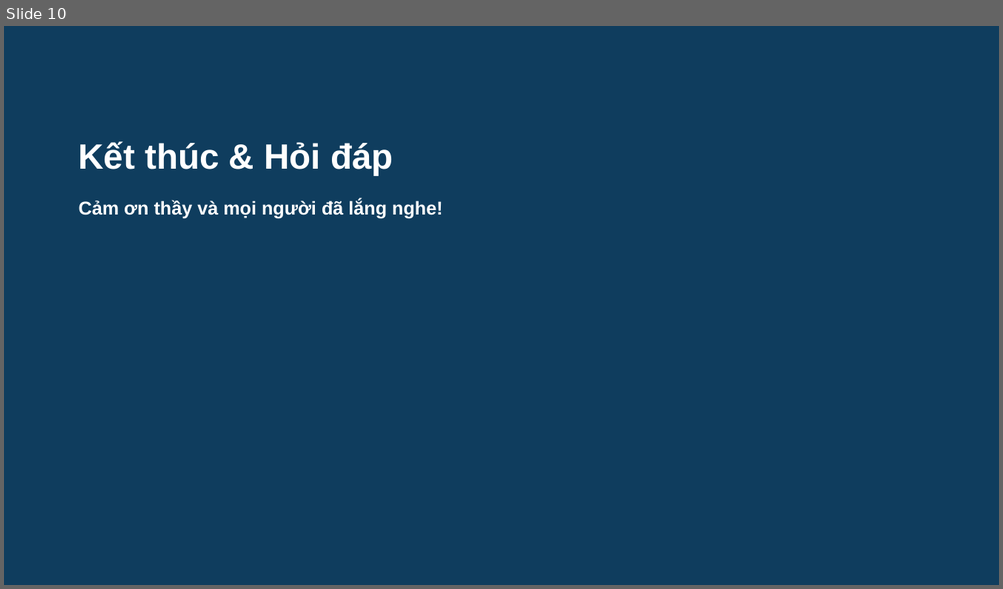
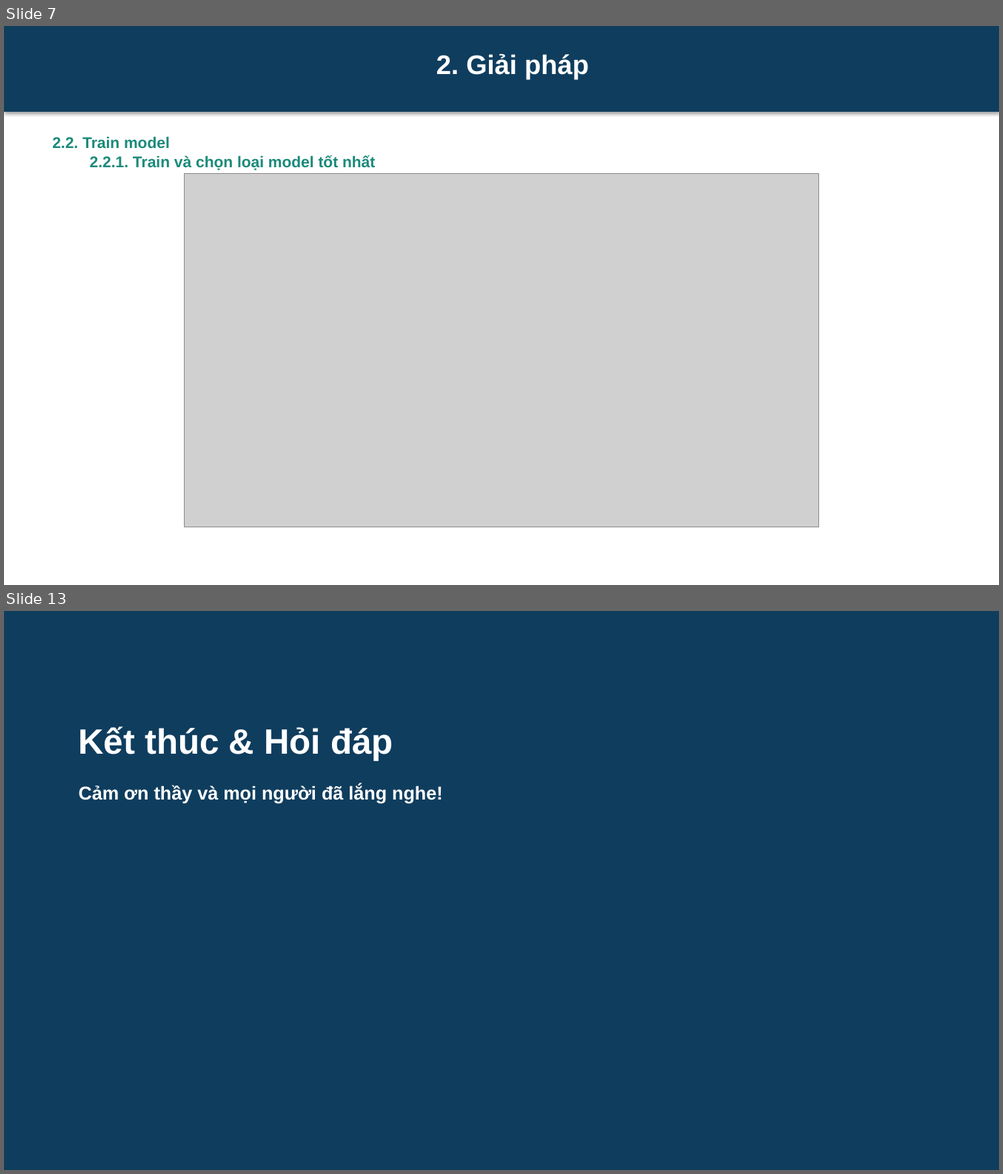
Before and after one commit to DongTrieu0310/AI_HealthCareAssitant, a slide deck: docs/Slide.pptx. Shown one above the other, each under a label of ours: slide 10 before the commit, slides 7 and 13 after it; the slides between them are not shown. The pictures are 1003x589 and 1003x1174 pixels, drawn with LibreOffice and Linux fonts; fonts in the diff are those of the drawing; grey boxes stand for pictures. Boxes give left, top, right and bottom in pixels: in the first picture for what was removed or moved away, otherwise in the second. Text is boxed around its words. In the diff, an @@ line names an element or a change of style, - is before the commit and + after.

```diff
--- a/docs/Slide.pptx
+++ b/docs/Slide.pptx
@@ slide 7 added at [4,26,999,585], background #FFFFFF @@
@@ rectangle added at [4,26,999,112], fill #0F3D5E, 26 pt, text #FFFFFF, bold @@
+2. Giải pháp
@@ text added at [52,136,375,170], 15 pt, text #1B8A7A, bold @@
+2.2. Train model
+2.2.1. Train và chọn loại model tốt nhất
@@ picture added at [185,174,819,528] @@
@@ what was slide 10 is now slide 13 @@
```
Also in this commit, not shown: 6 slides changed, 5 other slides added, 3 slides removed, 3 other files.
